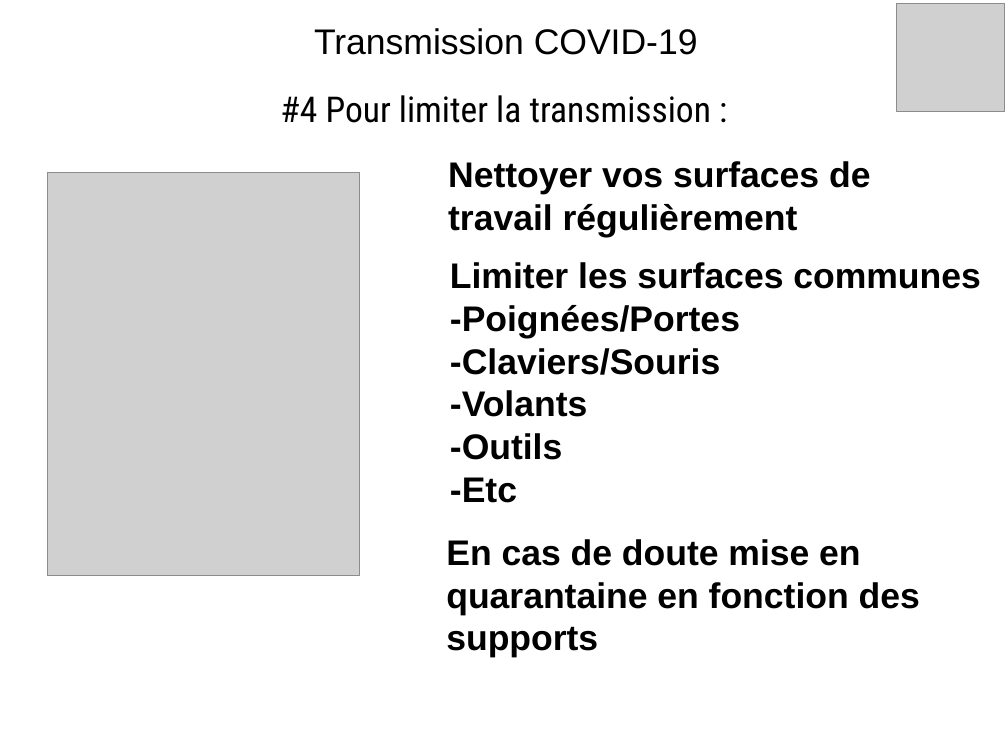
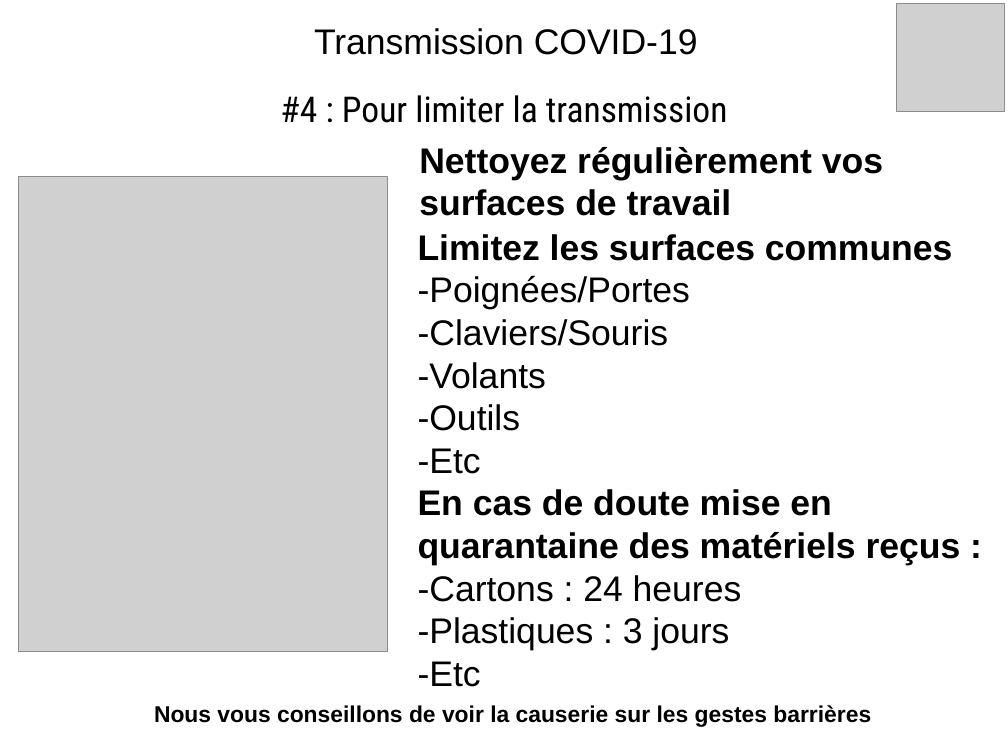
Before and after one commit to Evarisk/bibliotheque-media-risque, a slide deck: slide 5 of causerie/produits-emissions-dechets/prevention-detection-covid-19/prevention-detection-covid-19.odp (slide 4 before the commit). Drawn at 1008x756 pixels with LibreOffice and Linux fonts; fonts in the diff are those of the drawing; grey boxes stand for pictures; background and template pictures are left out. Boxes give left, top, right and bottom in pixels: in the first picture for what was removed or moved away, otherwise in the second. Text is boxed around its words. In the diff, an @@ line names an element or a change of style, - is before the commit and + after.

```diff
--- a/causerie/produits-emissions-dechets/prevention-detection-covid-19/prevention-detection-covid-19.odp
+++ b/causerie/produits-emissions-dechets/prevention-detection-covid-19/prevention-detection-covid-19.odp
@@ title at box(280, 95, 728, 123): text changed @@
-#4 Pour limiter la transmission :
+#4 : Pour limiter la transmission
@@ text at box(419, 147, 883, 216): text changed @@
-Nettoyer vos surfaces de travail régulièrement
+Nettoyez régulièrement vos surfaces de travail
@@ picture: place and size @@
-picture at box(48, 173, 360, 576)
+picture at box(18, 177, 387, 652)
@@ title at box(418, 234, 952, 474): text changed; bold off @@
-Limiter les surfaces communes
--Poignées/Portes
--Claviers/Souris
--Volants
--Outils
--Etc
+Limitez les surfaces communes
+-Poignées/Portes
+-Claviers/Souris
+-Volants
+-Outils
+-Etc
@@ title at box(418, 489, 961, 687): text changed @@
-En cas de doute mise en quarantaine en fonction des supports
+En cas de doute mise en quarantaine des matériels reçus :
+-Cartons : 24 heures
+-Plastiques : 3 jours
+-Etc
@@ text added at box(154, 705, 871, 727), 18 pt, text #000000, bold @@
+Nous vous conseillons de voir la causerie sur les gestes barrières
```
Also in this commit, not shown: 3 other slides changed, 1 slide added, 3 other files.
